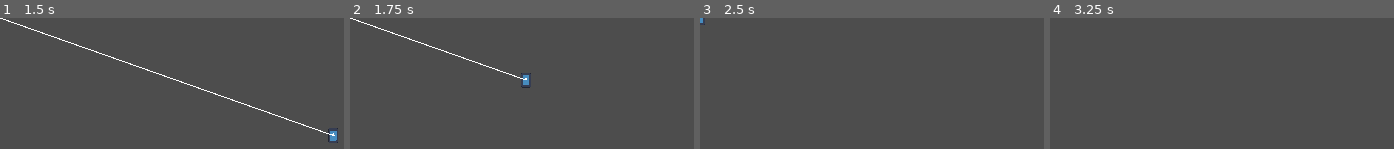
Above: before the commit, frames 1-4 (left to right).
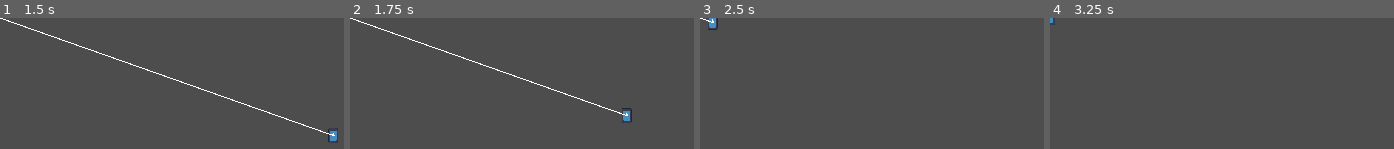
Above: after the commit, the same moments.

Repository: johnferrera29/mad_lab
Game: Godot game, scene res://scenes/entities/weapons/grappling_hook/grappling_hook.tscn
Same seed, same stepped clock (60 frames per second), same inputs: the game is played once before the commit and once after it. This scene is started directly instead of the project's main scene. The engine's default icon, where the game draws it, is replaced by a stand-in: a white triangle on a blue panel in a dark square.
Inputs (mouse positions are in pixels of both pictures, inside the frame that each line leads up to):
- Up to frame 1 (1.5 s): tap Enter at 0.5 s; move the mouse to (outside the picture) at 0.52 s; hold D (move_right) from 0.53 s (still down); click (outside the picture) at 0.6 s; tap Space (jump) at 0.77 s; move the mouse to (outside the picture) at 1.27 s; tap Shift (change_weapon_mode) at 1.35 s
- Up to frame 2 (1.75 s): keep holding D (move_right); tap Space (jump) at 1.52 s; click (outside the picture) at 1.55 s
- Up to frame 3 (2.5 s): move the mouse to (988, 93) at 2.02 s; release D (move_right) at 2.03 s; hold A (move_left) from 2.03 s (still down); click (988, 93) at 2.1 s
- Up to frame 4 (3.25 s): tap Space (jump) at 2.75, 3.02 s; move the mouse to (outside the picture) at 2.77 s; release A (move_left) at 2.78 s; hold D (move_right) from 2.78 s (still down); click (outside the picture) at 2.85 s

Frame 1 is identical in both runs. In frame 2, 0.6% of the frame differs, in the area x 49-82%, y 41-81%; in frame 3, 0.2%; in frame 4, less than 0.1%.

Commit message:
Refactor grappling speed and retraction to use fixed values instead of calculating

Diff:
--- a/scenes/entities/projectiles/hook_projectile/hook_projectile.gd
+++ b/scenes/entities/projectiles/hook_projectile/hook_projectile.gd
@@ -8,17 +8,14 @@
 ## A reference to the projectile's spawn point.
 ## Used for retracting the hook.
 var projectile_spawn_point: Node2D
-## Time it takes to retract the hook in seconds when no anchor is detected.
-## Used to compute retraction speed.
-var retraction_time: float
+## Speed of projectile retraction when no anchor is detected.
+var projectile_retraction_speed: float
 ## An reference to an awaitable callable that starts the grappling towards the anchor.
 var start_grappling: Callable
 
 # Boolean flags for determing the state of the hook projectile.
 var _is_retracting: bool
 var _is_hooked: bool
-
-var _retraction_speed: float
 
 @onready var _rope_line := $RopeLine as Line2D
 
@@ -37,7 +34,7 @@
 
 			# Retracts projectile and recalculates velocity every time since actor may be moving.
 			print("retracting...")
-			var retraction_velocity := _retraction_speed * global_position.direction_to(projectile_spawn_point.global_position)
+			var retraction_velocity := projectile_retraction_speed * global_position.direction_to(projectile_spawn_point.global_position)
 			_move_projectile(delta, retraction_velocity)
 	else:
 		# Just draw the rope if grappling since actor  is moving towards anchor.
@@ -48,9 +45,6 @@
 ## Usually done if no anchor is detected or projectile lifespan has ended.
 func start_retraction() -> void:
 	_is_retracting = true
-
-	var distance := global_position.distance_to(projectile_spawn_point.global_position)
-	_retraction_speed = (distance * 2.0) / retraction_time
 
 
 ## Moves the hook projectile at a certain velocity.
--- a/scenes/entities/weapons/grappling_hook/grappling_hook.gd
+++ b/scenes/entities/weapons/grappling_hook/grappling_hook.gd
@@ -7,11 +7,10 @@
 
 ## The actor that will be moved towards the anchor.
 @export var actor: Player
-## Time it takes for actor to reach target anchor in seconds.
-## The speed of the grappling will depend on this and the distance between actor and anchor.
-@export_range(0.1, 1.0, 0.1) var grappling_time_to_anchor: float = 0.5
-## Time it takes to retract the hook in seconds when no anchor is detected.
-@export_range(0.1, 1.0, 0.1) var retraction_time: float = 0.5
+## Speed of grappling once projectile hooked to an anchor.
+@export var grappling_speed: float
+## Speed of projectile retraction when no anchor is detected.
+@export var projectile_retraction_speed: float
 
 var _projectile_ref: HookProjectile
 
@@ -40,7 +39,7 @@
 
 		# Custom HookProjectile properties.
 		projectile.projectile_spawn_point = projectile_spawn_point
-		projectile.retraction_time = retraction_time
+		projectile.projectile_retraction_speed = projectile_retraction_speed
 		projectile.start_grappling = _start_grappling
 
 		projectile_launcher.launch_projectile(projectile)
@@ -50,9 +49,6 @@
 
 ## Awaitable function that starts moving the actor towards anchor until it reaches it.
 func _start_grappling(anchor: Node2D) -> void:
-	var distance := actor.global_position.distance_to(anchor.global_position)
-	var grappling_speed := (distance * 2.0) / grappling_time_to_anchor
-
 	var state := actor.grappling_state
 	var msg := state.create_state_params(anchor, grappling_speed)
 
--- a/scenes/entities/weapons/grappling_hook/grappling_hook.tscn
+++ b/scenes/entities/weapons/grappling_hook/grappling_hook.tscn
@@ -8,7 +8,8 @@
 
 [node name="GrapplingHook" type="Node2D"]
 script = ExtResource("1_70rfx")
-grappling_time_to_anchor = 1.0
+grappling_speed = 500.0
+projectile_retraction_speed = 800.0
 
 [node name="TargetingSystem" parent="." instance=ExtResource("1_fnbbk")]
 shader_material = ExtResource("3_wo6rc")
